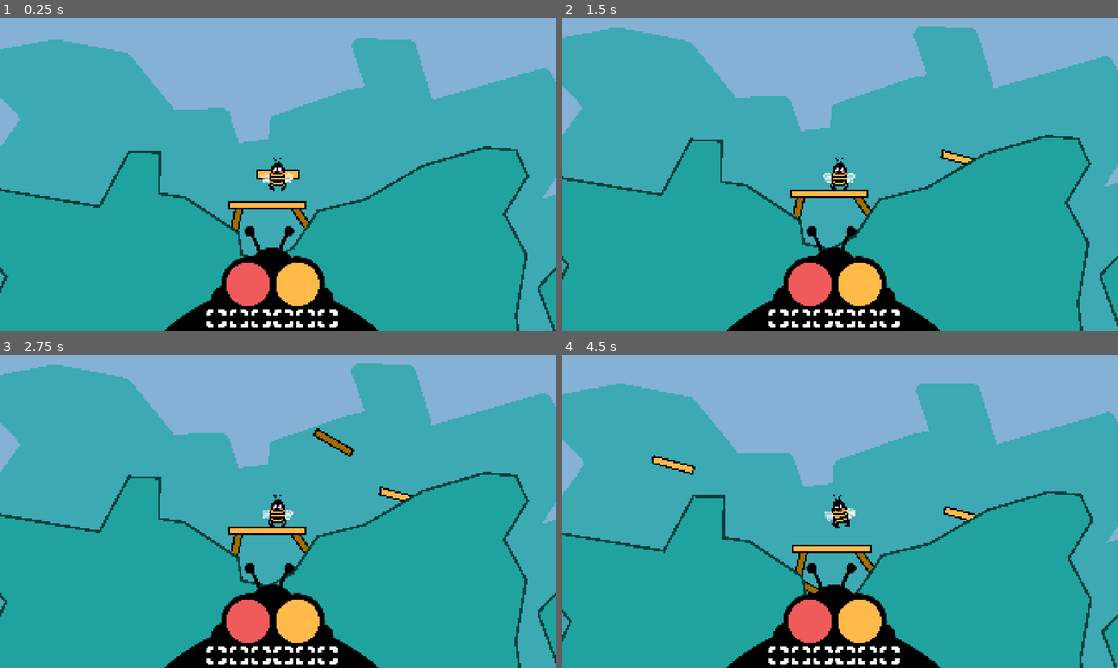
Above: before the commit, frames 1-4 (two rows, left to right).
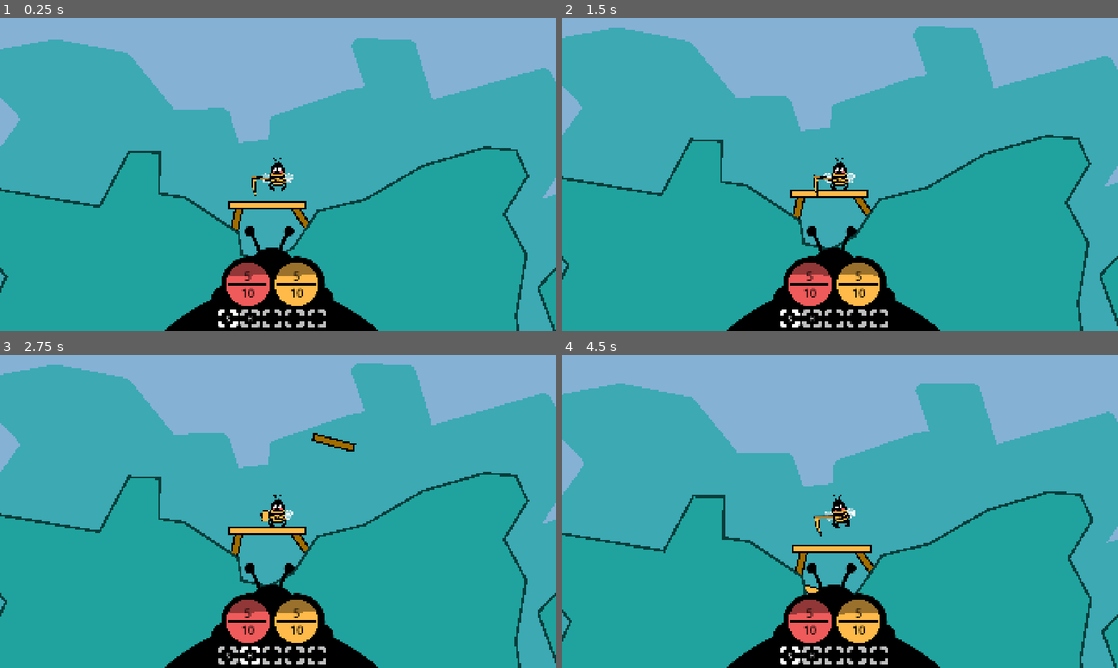
Above: after the commit, the same moments.

Repository: anttihaavikko/slumgum-waggle-dance
Game: Godot game, scene res://Scenes/main.tscn
Two runs of this game, one before a commit and one after it. Both use one fixed random seed, a clock stepped at 60 frames per second and the inputs below.
Inputs (mouse positions are in pixels of both pictures, inside the frame that each line leads up to):
- Up to frame 1 (0.25 s): no input
- Up to frame 2 (1.5 s): tap Enter at 0.5 s; move the mouse to (962, 158) at 0.52 s; hold E (rotate_right, bound only before the commit) 0.53-1.28 s; click (962, 158) at 0.6 s; tap 1 (slot_1) at 0.8, 1.35 s; tap Space at 1.25 s; move the mouse to (728, 190) at 1.27 s; hold S (brake) from 1.28 s (still down)
- Up to frame 3 (2.75 s): tap 2 (slot_2) at 1.55, 2.1 s; move the mouse to (333, 442) at 2.02 s; release S (brake) at 2.03 s; hold E (rotate_right, bound only before the commit) from 2.03 s (still down); right-click (333, 442) at 2.3 s
- Up to frame 4 (4.5 s): move the mouse to (812, 574) at 2.77 s; release E (rotate_right, bound only before the commit) at 2.78 s; hold W (accelerate) 2.78-3.53 s; right-click (812, 574) at 2.85 s; click (812, 574) at 3.05 s; move the mouse to (1006, 558) at 3.52 s; hold Q (rotate_left, bound only before the commit) from 3.53 s (still down); click (1006, 558) at 3.6 s; tap 1 (slot_1) at 3.8, 4.35 s; move the mouse to (673, 464) at 4.27 s

The runs differ from the first frame. In frame 1, 1.5% of the frame differs, in the area x 37-61%, y 48-99%; in frame 2, 1.5%; in frame 3, 1.7%; in frame 4, 1.9%, in the area x 16-75%, y 32-99%.

Commit message:
Add equipment system

Diff:
--- /dev/null
+++ b/Scenes/globe.tscn
@@ -0,0 +1,78 @@
+[gd_scene format=3 uid="uid://0ngmpejmn2sp"]
+
+[ext_resource type="Texture2D" uid="uid://cijvrkcbnjaal" path="res://_Starter/Sprites/circle.png" id="1_kc167"]
+[ext_resource type="Shader" uid="uid://dw5u0j1r1we5x" path="res://_Starter/Shaders/blob.gdshader" id="2_p15m1"]
+
+[sub_resource type="ShaderMaterial" id="ShaderMaterial_wsu2k"]
+shader = ExtResource("2_p15m1")
+shader_parameter/amount = 50.0
+shader_parameter/rotation_speed = 10.0
+shader_parameter/offset = 0.0
+shader_parameter/speed = 0.05
+shader_parameter/peaks = 11.0
+shader_parameter/time_mod = 0.5
+
+[node name="Health" type="TextureRect" unique_id=295510265]
+modulate = Color(0.9372549, 0.35686275, 0.35686275, 1)
+clip_children = 2
+offset_left = -82.0
+offset_top = -73.0
+offset_right = 79.0
+offset_bottom = 77.0
+texture = ExtResource("1_kc167")
+expand_mode = 2
+stretch_mode = 5
+
+[node name="Empty" type="ColorRect" parent="." unique_id=106016159]
+self_modulate = Color(0.6052743, 0.6052743, 0.6052743, 1)
+material = SubResource("ShaderMaterial_wsu2k")
+layout_mode = 1
+anchors_preset = 15
+anchor_right = 1.0
+anchor_bottom = 1.0
+offset_left = -26.1568
+offset_top = -26.0
+offset_right = 17.8432
+offset_bottom = 28.0
+grow_horizontal = 2
+grow_vertical = 2
+scale = Vector2(1, 0.34)
+
+[node name="Line" type="ColorRect" parent="." unique_id=528131617]
+layout_mode = 1
+anchors_preset = 15
+anchor_right = 1.0
+anchor_bottom = 1.0
+offset_left = 12.843201
+offset_top = 71.0
+offset_right = -15.156799
+offset_bottom = -70.0
+grow_horizontal = 2
+grow_vertical = 2
+color = Color(0, 0, 0, 1)
+
+[node name="Current" type="RichTextLabel" parent="." unique_id=1003585790]
+self_modulate = Color(0, 0, 0, 1)
+layout_mode = 0
+offset_left = 8.0
+offset_top = 19.0
+offset_right = 152.0
+offset_bottom = 69.0
+theme_override_font_sizes/normal_font_size = 40
+text = "5"
+scroll_active = false
+autowrap_mode = 0
+horizontal_alignment = 1
+
+[node name="Max" type="RichTextLabel" parent="." unique_id=1296455306]
+self_modulate = Color(0, 0, 0, 1)
+layout_mode = 0
+offset_left = 8.0
+offset_top = 77.0
+offset_right = 152.0
+offset_bottom = 127.0
+theme_override_font_sizes/normal_font_size = 40
+text = "10"
+scroll_active = false
+autowrap_mode = 0
+horizontal_alignment = 1
--- a/Scenes/main.tscn
+++ b/Scenes/main.tscn
@@ -11,10 +11,20 @@
 [ext_resource type="Texture2D" uid="uid://bvmu61ruffpjm" path="res://Sprites/feeler.png" id="9_6iyac"]
 [ext_resource type="PackedScene" uid="uid://d1kmkyvijt4sh" path="res://Scenes/platform.tscn" id="9_ynf5e"]
 [ext_resource type="PackedScene" uid="uid://dq36w8r4o0c4s" path="res://Scenes/support.tscn" id="10_hptm8"]
+[ext_resource type="Texture2D" uid="uid://chigtoisavcty" path="res://Sprites/held-hammer.png" id="10_k12tt"]
+[ext_resource type="Texture2D" uid="uid://bhmy8epeom4i4" path="res://Sprites/hands.png" id="11_b3802"]
 [ext_resource type="Script" uid="uid://c1y4mjr0cxq7s" path="res://Scripts/island.gd" id="11_d1ilt"]
+[ext_resource type="Script" uid="uid://uxu8p38o38ip" path="res://_Starter/Scripts/mover.gd" id="11_h1bgf"]
 [ext_resource type="Texture2D" uid="uid://sotoeyspthkx" path="res://Sprites/hud-frame.png" id="13_fdnlq"]
-[ext_resource type="Texture2D" uid="uid://cijvrkcbnjaal" path="res://_Starter/Sprites/circle.png" id="14_jkdf5"]
-[ext_resource type="Texture2D" uid="uid://cnwp67b5haw7c" path="res://_Starter/Sprites/fullscreen.png" id="15_wsu2k"]
+[ext_resource type="Script" uid="uid://bdxalhd66bjh3" path="res://Scripts/hammer.gd" id="13_fevyy"]
+[ext_resource type="Texture2D" uid="uid://cucel30a085ml" path="res://Sprites/held_scythe.png" id="14_pdsj5"]
+[ext_resource type="PackedScene" uid="uid://0ngmpejmn2sp" path="res://Scenes/globe.tscn" id="14_wsu2k"]
+[ext_resource type="Script" uid="uid://dug0iwlcv3ovm" path="res://Scripts/scythe.gd" id="15_ee4r6"]
+[ext_resource type="Script" uid="uid://u88bgweyhdp6" path="res://Scripts/inventory.gd" id="19_hibaj"]
+[ext_resource type="PackedScene" uid="uid://cyin4lknfiopg" path="res://Scenes/slot.tscn" id="20_hibaj"]
+
+[sub_resource type="PhysicsMaterial" id="PhysicsMaterial_ee4r6"]
+bounce = 0.5
 
 [sub_resource type="Animation" id="Animation_ynf5e"]
 length = 0.001
@@ -164,16 +174,20 @@
 rotation = 1.7915099
 scale = Vector2(0.99999994, 0.99999994)
 
-[node name="Bee" type="Node2D" parent="." unique_id=2060944565 node_paths=PackedStringArray("body", "lander", "wings")]
+[node name="Bee" type="Node2D" parent="." unique_id=2060944565 node_paths=PackedStringArray("body", "lander", "wings", "inventory", "tools", "hands")]
 z_index = 5
 position = Vector2(702, -408)
 script = ExtResource("1_8gbba")
 body = NodePath("Body")
 lander = NodePath("Lander")
 wings = NodePath("Body/Wing Flap")
+inventory = NodePath("../HUD/Frame/Bar")
+tools = [NodePath("Body/Body Sprite/Hands/Hammer"), NodePath("Body/Body Sprite/Hands/Scythe")]
+hands = NodePath("Body/Body Sprite/Hands/Hands")
 
 [node name="Body" type="RigidBody2D" parent="Bee" unique_id=1512123175]
 mass = 0.5
+physics_material_override = SubResource("PhysicsMaterial_ee4r6")
 center_of_mass_mode = 1
 center_of_mass = Vector2(0, -40)
 
@@ -229,7 +243,7 @@
 
 [node name="LiveLimb2" type="Line2D" parent="Bee/Body" unique_id=1358115220 node_paths=PackedStringArray("target")]
 position = Vector2(-69, 88)
-points = PackedVector2Array(0, 0, -33.93628, 36.719604, -3, 75.99997)
+points = PackedVector2Array(0, 0, -33.93622, 36.719635, -3, 76.000046)
 width = 25.0
 default_color = Color(0, 0, 0, 1)
 joint_mode = 2
@@ -278,6 +292,41 @@
 position = Vector2(-34, -153)
 texture = ExtResource("9_6iyac")
 flip_h = true
+
+[node name="Hands" type="Node2D" parent="Bee/Body/Body Sprite" unique_id=1805560162]
+position = Vector2(0, 62)
+script = ExtResource("11_h1bgf")
+moves = true
+move_direction = Vector2(0, 10)
+single_direction = true
+metadata/_custom_type_script = "uid://uxu8p38o38ip"
+
+[node name="Hands" type="Sprite2D" parent="Bee/Body/Body Sprite/Hands" unique_id=556945472]
+visible = false
+self_modulate = Color(1, 0.7294118, 0.28627452, 1)
+position = Vector2(-1.9999999, 2)
+scale = Vector2(0.99999994, 0.99999994)
+texture = ExtResource("11_b3802")
+offset = Vector2(0, 1)
+
+[node name="Hammer" type="Sprite2D" parent="Bee/Body/Body Sprite/Hands" unique_id=832850319 node_paths=PackedStringArray("builder")]
+visible = false
+self_modulate = Color(1, 0.7294118, 0.28627452, 1)
+position = Vector2(-3, 0)
+rotation = 0.13577862
+texture = ExtResource("10_k12tt")
+offset = Vector2(-47, 3)
+script = ExtResource("13_fevyy")
+builder = NodePath("../../../../../Platforms")
+
+[node name="Scythe" type="Sprite2D" parent="Bee/Body/Body Sprite/Hands" unique_id=627905351]
+visible = false
+self_modulate = Color(1, 0.7294118, 0.28627452, 1)
+position = Vector2(-1, -2.0000153)
+rotation = 0.13577862
+texture = ExtResource("14_pdsj5")
+offset = Vector2(-103.92078, 94.49667)
+script = ExtResource("15_ee4r6")
 
 [node name="CollisionPolygon2D" type="CollisionPolygon2D" parent="Bee/Body" unique_id=1004588807]
 polygon = PackedVector2Array(-3, -136, 35, -129, 66, -84, 83, 13, 74, 87, 41, 127, 8, 139, -20, 138, -59, 114, -77, 85, -86, 11, -67, -90, -35, -130)
@@ -385,27 +434,31 @@
 expand_mode = 3
 stretch_mode = 5
 
-[node name="Health" type="TextureRect" parent="HUD/Frame" unique_id=989467637]
-self_modulate = Color(0.9372549, 0.35686275, 0.35686275, 1)
-layout_mode = 0
-offset_left = 216.1568
-offset_top = 126.0
-offset_right = 377.1568
-offset_bottom = 276.0
-texture = ExtResource("14_jkdf5")
-expand_mode = 2
-stretch_mode = 5
-
-[node name="Energy" type="TextureRect" parent="HUD/Frame" unique_id=785847835]
-self_modulate = Color(1, 0.7294118, 0.28627452, 1)
-layout_mode = 0
-offset_left = 387.1568
-offset_top = 126.0
-offset_right = 548.1568
-offset_bottom = 276.0
-texture = ExtResource("14_jkdf5")
-expand_mode = 2
-stretch_mode = 5
+[node name="Health" parent="HUD/Frame" unique_id=295510265 instance=ExtResource("14_wsu2k")]
+layout_mode = 1
+anchors_preset = -1
+anchor_left = 0.39100003
+anchor_top = 0.545
+anchor_right = 0.39100003
+anchor_bottom = 0.545
+offset_left = -80.15814
+offset_top = -75.10501
+offset_right = 80.84186
+offset_bottom = 74.89499
+pivot_offset = Vector2(80.8432, 76)
+
+[node name="Energy" parent="HUD/Frame" unique_id=1808764196 instance=ExtResource("14_wsu2k")]
+modulate = Color(1, 0.7294118, 0.28627452, 1)
+layout_mode = 1
+anchors_preset = -1
+anchor_left = 0.61300004
+anchor_top = 0.545
+anchor_right = 0.61300004
+anchor_bottom = 0.545
+offset_left = -80.555145
+offset_top = -75.10501
+offset_right = 80.444855
+offset_bottom = 74.89499
 
 [node name="Bar" type="HBoxContainer" parent="HUD/Frame" unique_id=34212200]
 layout_mode = 1
@@ -421,45 +474,5 @@
 grow_vertical = 0
 theme_override_constants/separation = 10
 alignment = 1
-
-[node name="Slot" type="TextureRect" parent="HUD/Frame/Bar" unique_id=1312791080]
-custom_minimum_size = Vector2(60, 0)
-layout_mode = 2
-texture = ExtResource("15_wsu2k")
-expand_mode = 3
-stretch_mode = 5
-
-[node name="Slot2" type="TextureRect" parent="HUD/Frame/Bar" unique_id=1346454842]
-custom_minimum_size = Vector2(60, 0)
-layout_mode = 2
-texture = ExtResource("15_wsu2k")
-expand_mode = 3
-stretch_mode = 5
-
-[node name="Slot3" type="TextureRect" parent="HUD/Frame/Bar" unique_id=2072148973]
-custom_minimum_size = Vector2(60, 0)
-layout_mode = 2
-texture = ExtResource("15_wsu2k")
-expand_mode = 3
-stretch_mode = 5
-
-[node name="Slot4" type="TextureRect" parent="HUD/Frame/Bar" unique_id=279243576]
-custom_minimum_size = Vector2(60, 0)
-layout_mode = 2
-texture = ExtResource("15_wsu2k")
-expand_mode = 3
-stretch_mode = 5
-
-[node name="Slot5" type="TextureRect" parent="HUD/Frame/Bar" unique_id=1549222314]
-custom_minimum_size = Vector2(60, 0)
-layout_mode = 2
-texture = ExtResource("15_wsu2k")
-expand_mode = 3
-stretch_mode = 5
-
-[node name="Slot6" type="TextureRect" parent="HUD/Frame/Bar" unique_id=786957931]
-custom_minimum_size = Vector2(60, 0)
-layout_mode = 2
-texture = ExtResource("15_wsu2k")
-expand_mode = 3
-stretch_mode = 5
+script = ExtResource("19_hibaj")
+slot_prefab = ExtResource("20_hibaj")
--- /dev/null
+++ b/Scenes/slot.tscn
@@ -0,0 +1,25 @@
+[gd_scene format=3 uid="uid://cyin4lknfiopg"]
+
+[ext_resource type="Texture2D" uid="uid://cnwp67b5haw7c" path="res://_Starter/Sprites/fullscreen.png" id="1_luhj6"]
+[ext_resource type="Script" uid="uid://osxfh0uy60hy" path="res://Scripts/slot.gd" id="2_12ej0"]
+
+[node name="Slot" type="TextureRect" unique_id=157785236 node_paths=PackedStringArray("label")]
+custom_minimum_size = Vector2(60, 60)
+texture = ExtResource("1_luhj6")
+expand_mode = 3
+stretch_mode = 5
+script = ExtResource("2_12ej0")
+label = NodePath("RichTextLabel")
+
+[node name="RichTextLabel" type="RichTextLabel" parent="." unique_id=573338345]
+layout_mode = 1
+anchors_preset = 15
+anchor_right = 1.0
+anchor_bottom = 1.0
+grow_horizontal = 2
+grow_vertical = 2
+theme_override_font_sizes/normal_font_size = 24
+text = "H"
+scroll_active = false
+horizontal_alignment = 1
+vertical_alignment = 1
--- a/Scripts/bee.gd
+++ b/Scripts/bee.gd
@@ -3,9 +3,27 @@
 @export var body: RigidBody2D
 @export var lander: RigidBody2D
 @export var wings: AnimationPlayer
+@export var inventory: Inventory
+@export var tools: Array[Equipment]
+@export var hands: Node2D
 
 var thrust = 1.5
 var turning = 1.0
+
+var current: Equipment
+
+func _ready() -> void:
+	# global_position += Vector2.RIGHT * -500
+	inventory.create_slots(5)
+	inventory.add_equipment(tools[Equipment.Type.Scythe])
+	inventory.add_equipment(tools[Equipment.Type.Hammer])
+	inventory.focus(0)
+	current_changed()
+	inventory.changed.connect(current_changed)
+
+func current_changed():
+	current = inventory.current().equipment
+	hands.visible = not current
 
 func _process(delta) -> void:
 	var rot = Input.get_axis("left", "right")
@@ -13,3 +31,10 @@
 	body.apply_torque(rot * delta * 5000000 * turning)
 	body.apply_force(body.transform.y * acc * thrust * 100000 * delta)
 	wings.speed_scale = 1.0 + absf(acc) * 3.0
+
+	if current:
+		current.update(delta)
+
+	for i in 9:
+		if Input.is_action_just_pressed("slot_%d" % [i + 1]) and i < inventory.slots.size():
+			inventory.focus(i)
--- a/Scripts/builder.gd
+++ b/Scripts/builder.gd
@@ -10,8 +10,8 @@
 var prev_angle := 0.0
 var slot := 0
 
-func _ready() -> void:
-	create(0)
+# func _ready() -> void:
+# 	create(0)
 
 func _process(_delta) -> void:
 	if held:
@@ -21,19 +21,21 @@
 			held.collision_layer = held_layer
 			held.collision_mask = held_mask
 			create(slot)
-		if Input.is_action_just_pressed("rotate_right"):
+		if Input.is_action_just_pressed("wheel_up"):
 			held.rotation_degrees += min_angle
-		if Input.is_action_just_pressed("rotate_left"):
+		if Input.is_action_just_pressed("wheel_down"):
 			held.rotation_degrees -= min_angle
 
-	if Input.is_action_just_pressed("slot_1"): create(0, true)
-	if Input.is_action_just_pressed("slot_2"): create(1, true)
+	# if Input.is_action_just_pressed("slot_1"): create(0, true)
+	# if Input.is_action_just_pressed("slot_2"): create(1, true)
 
+func clear():
+	if held:
+		prev_angle = held.rotation
+		held.queue_free()
 
 func create(s: int, discard: bool = false):
-	if discard and held:
-		prev_angle = held.rotation
-		held.queue_free()
+	if discard: clear()
 	slot = s
 	held = pieces[slot].instantiate()
 	if held is StaticBody2D:
--- /dev/null
+++ b/Scripts/equipment.gd
@@ -0,0 +1,12 @@
+@abstract class_name Equipment extends Node2D
+
+enum Type {
+	Hammer,
+	Scythe
+}
+
+func update(_delta: float):
+	pass
+
+func toggle(state: bool):
+	visible = state
--- /dev/null
+++ b/Scripts/hammer.gd
@@ -0,0 +1,14 @@
+extends Equipment
+
+@export var builder: Builder
+
+func update(_delta: float):
+	if Input.is_action_just_pressed("alt"):
+		builder.create((builder.slot + 1) % builder.pieces.size(), true)
+
+func toggle(state: bool):
+	super.toggle(state)
+	if state:
+		builder.create(builder.slot)
+	else:
+		builder.clear()
--- /dev/null
+++ b/Scripts/inventory.gd
@@ -0,0 +1,33 @@
+class_name Inventory extends Node
+
+@export var slot_prefab: PackedScene
+
+var slots: Array[Slot] = []
+var focused := 0
+
+signal changed
+
+func create_slots(amount: int):
+	for i in amount:
+		var slot = slot_prefab.instantiate() as Slot
+		add_child(slot)
+		slots.append(slot)
+		slot.mark(false)
+		slot.label.text = ""
+
+func focus(index: int):
+	if focused > -1: slots[focused].mark(false)
+	focused = index
+	slots[focused].mark(true)
+	changed.emit()
+
+func current() -> Slot:
+	return slots[focused]
+
+func get_free_slot() -> int:
+	return slots.find_custom(func(s: Slot): return s.is_empty())
+
+func add_equipment(eq: Equipment):
+	print(slots[0].equipment)
+	print(get_free_slot())
+	slots[get_free_slot()].add_equipment(eq)
--- /dev/null
+++ b/Scripts/scythe.gd
@@ -0,0 +1,7 @@
+extends Equipment
+
+func update(_delta: float):
+	pass
+
+func toggle(state: bool):
+	super.toggle(state)
--- /dev/null
+++ b/Scripts/slot.gd
@@ -0,0 +1,17 @@
+class_name Slot extends Control
+
+@export var label: RichTextLabel
+
+var equipment: Equipment
+
+func mark(state: bool):
+	if equipment: equipment.toggle(state)
+	modulate = Color.WHITE if state else Color.GRAY
+
+func add_equipment(eq: Equipment):
+	equipment = eq
+	label.text = eq.name.substr(0, 1)
+
+func is_empty() -> bool:
+	print(equipment)
+	return not equipment
--- a/project.godot
+++ b/project.godot
@@ -87,14 +87,56 @@
 "events": [Object(InputEventKey,"resource_local_to_scene":false,"resource_name":"","device":-1,"window_id":0,"alt_press …(191 unchanged characters)…
 ]
 }
-rotate_right={
+wheel_up={
 "deadzone": 0.2,
 "events": [Object(InputEventKey,"resource_local_to_scene":false,"resource_name":"","device":-1,"window_id":0,"alt_press …(192 unchanged characters)…
+, Object(InputEventMouseButton,"resource_local_to_scene":false,"resource_name":"","device":-1,"window_id":0,"alt_pressed":false,"shift_pressed":false,"ctrl_pressed":false,"meta_pressed":false,"button_mask":0,"position":Vector2(0, 0),"global_position":Vector2(0, 0),"factor":1.0,"button_index":4,"canceled":false,"pressed":false,"double_click":false,"script":null)
 ]
 }
-rotate_left={
+wheel_down={
 "deadzone": 0.2,
 "events": [Object(InputEventKey,"resource_local_to_scene":false,"resource_name":"","device":-1,"window_id":0,"alt_press …(192 unchanged characters)…
+, Object(InputEventMouseButton,"resource_local_to_scene":false,"resource_name":"","device":-1,"window_id":0,"alt_pressed":false,"shift_pressed":false,"ctrl_pressed":false,"meta_pressed":false,"button_mask":0,"position":Vector2(0, 0),"global_position":Vector2(0, 0),"factor":1.0,"button_index":5,"canceled":false,"pressed":false,"double_click":false,"script":null)
+]
+}
+slot_3={
+"deadzone": 0.2,
+"events": [Object(InputEventKey,"resource_local_to_scene":false,"resource_name":"","device":-1,"window_id":0,"alt_pressed":false,"shift_pressed":false,"ctrl_pressed":false,"meta_pressed":false,"pressed":false,"keycode":0,"physical_keycode":51,"key_label":0,"unicode":51,"location":0,"echo":false,"script":null)
+]
+}
+slot_4={
+"deadzone": 0.2,
+"events": [Object(InputEventKey,"resource_local_to_scene":false,"resource_name":"","device":-1,"window_id":0,"alt_pressed":false,"shift_pressed":false,"ctrl_pressed":false,"meta_pressed":false,"pressed":false,"keycode":0,"physical_keycode":52,"key_label":0,"unicode":52,"location":0,"echo":false,"script":null)
+]
+}
+slot_5={
+"deadzone": 0.2,
+"events": [Object(InputEventKey,"resource_local_to_scene":false,"resource_name":"","device":-1,"window_id":0,"alt_pressed":false,"shift_pressed":false,"ctrl_pressed":false,"meta_pressed":false,"pressed":false,"keycode":0,"physical_keycode":53,"key_label":0,"unicode":53,"location":0,"echo":false,"script":null)
+]
+}
+slot_6={
+"deadzone": 0.2,
+"events": [Object(InputEventKey,"resource_local_to_scene":false,"resource_name":"","device":-1,"window_id":0,"alt_pressed":false,"shift_pressed":false,"ctrl_pressed":false,"meta_pressed":false,"pressed":false,"keycode":0,"physical_keycode":54,"key_label":0,"unicode":54,"location":0,"echo":false,"script":null)
+]
+}
+slot_7={
+"deadzone": 0.2,
+"events": [Object(InputEventKey,"resource_local_to_scene":false,"resource_name":"","device":-1,"window_id":0,"alt_pressed":false,"shift_pressed":false,"ctrl_pressed":false,"meta_pressed":false,"pressed":false,"keycode":0,"physical_keycode":55,"key_label":0,"unicode":55,"location":0,"echo":false,"script":null)
+]
+}
+slot_8={
+"deadzone": 0.2,
+"events": [Object(InputEventKey,"resource_local_to_scene":false,"resource_name":"","device":-1,"window_id":0,"alt_pressed":false,"shift_pressed":false,"ctrl_pressed":false,"meta_pressed":false,"pressed":false,"keycode":0,"physical_keycode":56,"key_label":0,"unicode":56,"location":0,"echo":false,"script":null)
+]
+}
+slot_9={
+"deadzone": 0.2,
+"events": [Object(InputEventKey,"resource_local_to_scene":false,"resource_name":"","device":-1,"window_id":0,"alt_pressed":false,"shift_pressed":false,"ctrl_pressed":false,"meta_pressed":false,"pressed":false,"keycode":0,"physical_keycode":57,"key_label":0,"unicode":57,"location":0,"echo":false,"script":null)
+]
+}
+alt={
+"deadzone": 0.2,
+"events": [Object(InputEventMouseButton,"resource_local_to_scene":false,"resource_name":"","device":-1,"window_id":0,"alt_pressed":false,"shift_pressed":false,"ctrl_pressed":false,"meta_pressed":false,"button_mask":2,"position":Vector2(1060, 43),"global_position":Vector2(1079, 139),"factor":1.0,"button_index":2,"canceled":false,"pressed":true,"double_click":false,"script":null)
 ]
 }
 
Not shown, added: Scripts/equipment.gd.uid
Not shown, added: Scripts/hammer.gd.uid
Not shown, added: Scripts/inventory.gd.uid
Not shown, added: Scripts/scythe.gd.uid
Not shown, added: Scripts/slot.gd.uid
Binary file added: Sprites/hands.png
Not shown, added: Sprites/hands.png.import
Binary file added: Sprites/held-hammer.png
Not shown, added: Sprites/held-hammer.png.import
Binary file added: Sprites/held_scythe.png
Not shown, added: Sprites/held_scythe.png.import
Not shown, changed: addons/palette/colors.txt
(and 2 more such lines)
